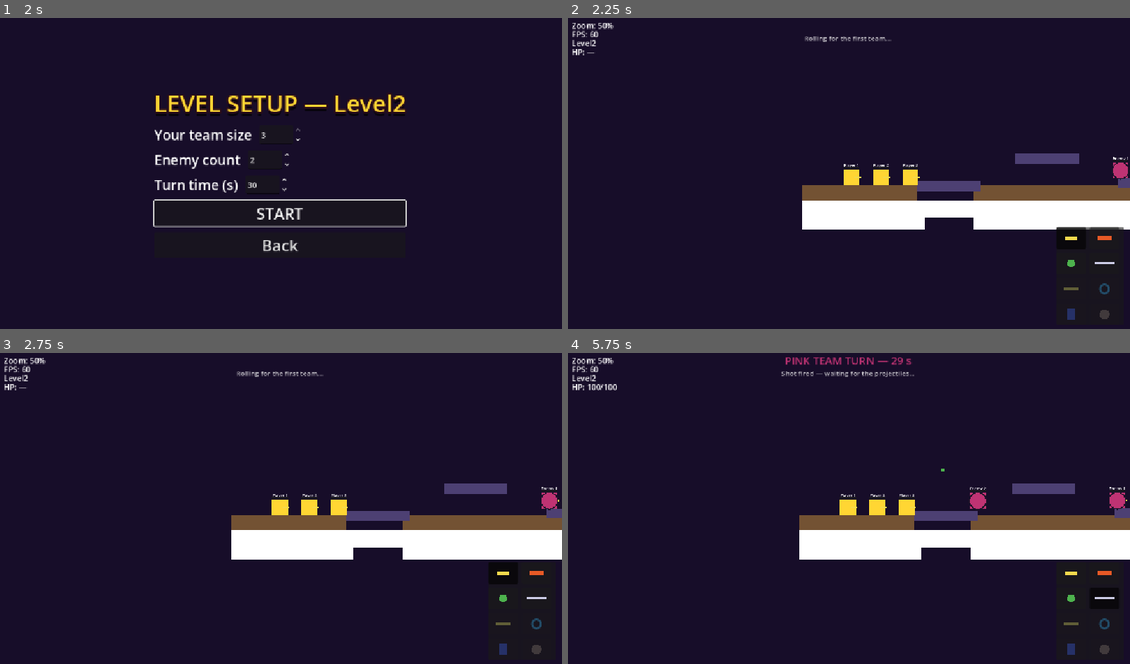
Above: before the commit, frames 1-4 (two rows, left to right).
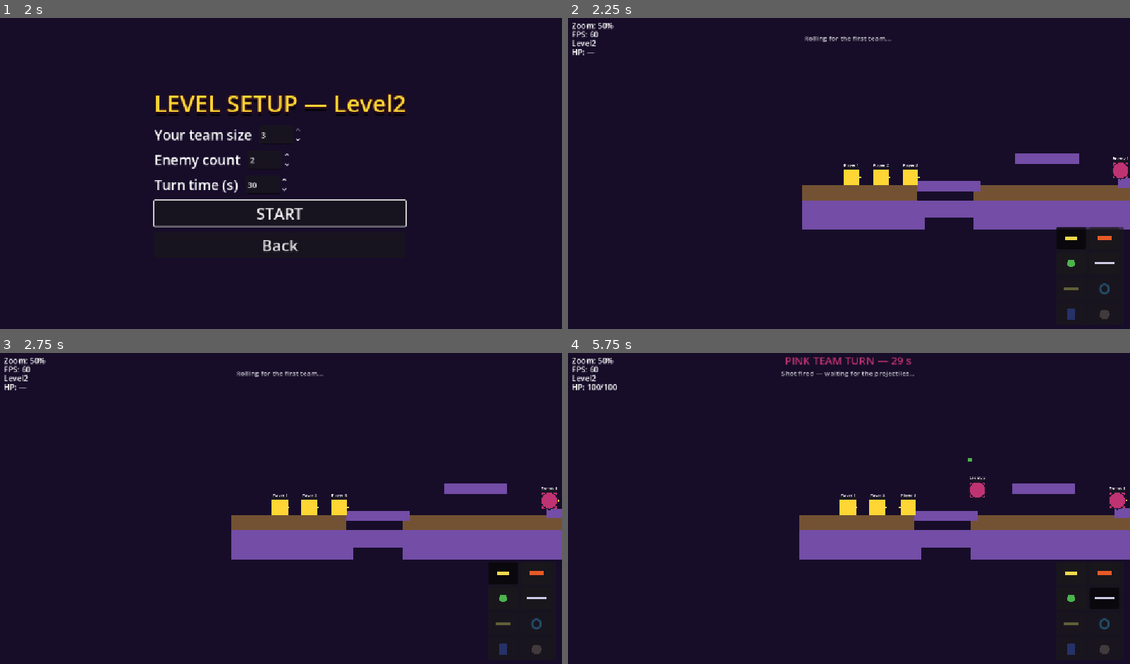
Above: after the commit, the same moments.

Repository: SDVGames-Studio/forms
Game: Godot game, scene res://Main.tscn
Same seed, same stepped clock (60 frames per second), same inputs: the game is played once before the commit and once after it.
Inputs (mouse positions are in pixels of both pictures, inside the frame that each line leads up to):
- Up to frame 1 (2 s): click "New game" at 0.5 s; click "Level 2" at 1.25 s
- Up to frame 2 (2.25 s): click "START" at 2 s
- Up to frame 3 (2.75 s): no input
- Up to frame 4 (5.75 s): click (1073, 573) at 2.77 s; click (1101, 573) at 3.52 s; click (1073, 598) at 4.27 s; click (1101, 598) at 5.02 s

Frame 1 is identical in both runs. In frame 2, 5.9% of the frame differs, in the area x 41-100%, y 43-69%; in frame 3, 6.1%; in frame 4, 6.4%, in the area x 41-100%, y 33-67%.

Commit message:
refactor(terrain): only two ground types per level (#236)
Every ground is now either DestructibleGround (brown) or
IndestructibleGround (purple). Indestructible ground is the only
gravity source in any level: bare hand-authored StaticBody2D grounds
with ColorRect visuals were converted to typed grounds in Level2,
Level3, Level4 and LevelDuel (Level was already typed). Indestructible
ground color is now purple to mark the gravity-bending terrain.
Regression test tests/test_issue236.tscn verifies all levels.

Diff:
--- a/Level2.tscn
+++ b/Level2.tscn
@@ -9,17 +9,12 @@
 [ext_resource type="Script" path="res://Npc.gd" id="4_npc"]
 [ext_resource type="Script" path="res://ZoomCamera.gd" id="5_zoomcam"]
 [ext_resource type="Script" path="res://scripts/LevelConfig.gd" id="9_lvlcfg"]
+[ext_resource type="Script" path="res://scripts/IndestructibleGround.gd" id="10_indestr"]
 [ext_resource type="Script" path="res://scripts/DestructibleGround.gd" id="11_destr"]
-
-[sub_resource type="RectangleShape2D" id="RectangleShape2D_ground"]
-size = Vector2(2304, 120)
 
 [sub_resource type="CapsuleShape2D" id="CircleShape2D_shape"]
 radius = 24
 height = 64
-
-[sub_resource type="RectangleShape2D" id="RectangleShape2D_platform"]
-size = Vector2(260, 40)
 
 [sub_resource type="RectangleShape2D" id="RectangleShape2D_finish"]
 size = Vector2(48, 128)
@@ -45,15 +40,8 @@
 
 [node name="Ground" type="StaticBody2D" parent="."]
 position = Vector2(1152, 588)
-
-[node name="GroundShape" type="CollisionShape2D" parent="Ground"]
-shape = SubResource("RectangleShape2D_ground")
-
-[node name="GroundVisual" type="ColorRect" parent="Ground"]
-offset_left = -1152.0
-offset_top = -60.0
-offset_right = 1152.0
-offset_bottom = 60.0
+script = ExtResource("10_indestr")
+rect_size = Vector2(2304, 120)
 
 [node name="SoilLeft" type="StaticBody2D" parent="."]
 position = Vector2(235, 498)
@@ -64,7 +52,6 @@
 position = Vector2(1502, 498)
 script = ExtResource("11_destr")
 rect_size = Vector2(1604, 60)
-color = Color(0.3, 0.25, 0.45, 1)
 
 [node name="GapPit" type="ColorRect" parent="."]
 offset_left = 500.0
@@ -75,42 +62,18 @@
 
 [node name="Platform1" type="StaticBody2D" parent="."]
 position = Vector2(600, 470)
-
-[node name="Platform1Shape" type="CollisionShape2D" parent="Platform1"]
-shape = SubResource("RectangleShape2D_platform")
-
-[node name="Platform1Visual" type="ColorRect" parent="Platform1"]
-offset_left = -130.0
-offset_top = -20.0
-offset_right = 130.0
-offset_bottom = 20.0
-color = Color(0.3, 0.25, 0.45, 1)
+script = ExtResource("10_indestr")
+rect_size = Vector2(260, 40)
 
 [node name="Platform2" type="StaticBody2D" parent="."]
 position = Vector2(1000, 360)
-
-[node name="Platform2Shape" type="CollisionShape2D" parent="Platform2"]
-shape = SubResource("RectangleShape2D_platform")
-
-[node name="Platform2Visual" type="ColorRect" parent="Platform2"]
-offset_left = -130.0
-offset_top = -20.0
-offset_right = 130.0
-offset_bottom = 20.0
-color = Color(0.3, 0.25, 0.45, 1)
+script = ExtResource("10_indestr")
+rect_size = Vector2(260, 40)
 
 [node name="Platform3" type="StaticBody2D" parent="."]
 position = Vector2(1420, 460)
-
-[node name="Platform3Shape" type="CollisionShape2D" parent="Platform3"]
-shape = SubResource("RectangleShape2D_platform")
-
-[node name="Platform3Visual" type="ColorRect" parent="Platform3"]
-offset_left = -130.0
-offset_top = -20.0
-offset_right = 130.0
-offset_bottom = 20.0
-color = Color(0.3, 0.25, 0.45, 1)
+script = ExtResource("10_indestr")
+rect_size = Vector2(260, 40)
 
 [node name="Player" type="CharacterBody2D" parent="."]
 position = Vector2(200, 480)
--- a/Level3.tscn
+++ b/Level3.tscn
@@ -9,10 +9,8 @@
 
 [ext_resource type="Script" path="res://ZoomCamera.gd" id="4_zoomcam"]
 [ext_resource type="Script" path="res://scripts/LevelConfig.gd" id="9_lvlcfg"]
+[ext_resource type="Script" path="res://scripts/IndestructibleGround.gd" id="10_indestr"]
 [ext_resource type="Script" path="res://scripts/DestructibleGround.gd" id="11_destr"]
-
-[sub_resource type="RectangleShape2D" id="RectangleShape2D_line"]
-size = Vector2(2304, 120)
 
 [sub_resource type="CapsuleShape2D" id="CircleShape2D_shape"]
 radius = 24
@@ -38,21 +36,13 @@
 
 [node name="Line" type="StaticBody2D" parent="."]
 position = Vector2(1152, 540)
-
-[node name="LineShape" type="CollisionShape2D" parent="Line"]
-shape = SubResource("RectangleShape2D_line")
-
-[node name="LineVisual" type="ColorRect" parent="Line"]
-offset_left = -1152.0
-offset_top = -60.0
-offset_right = 1152.0
-offset_bottom = 60.0
+script = ExtResource("10_indestr")
+rect_size = Vector2(2304, 120)
 
 [node name="Soil" type="StaticBody2D" parent="."]
 position = Vector2(1152, 450)
 script = ExtResource("11_destr")
 rect_size = Vector2(2304, 60)
-color = Color(0.45, 0.4, 0.65, 1)
 
 [node name="Player" type="CharacterBody2D" parent="."]
 position = Vector2(300, 400)
--- a/Level4.tscn
+++ b/Level4.tscn
@@ -9,13 +9,8 @@
 
 [ext_resource type="Script" path="res://ZoomCamera.gd" id="4_zoomcam"]
 [ext_resource type="Script" path="res://scripts/LevelConfig.gd" id="9_lvlcfg"]
+[ext_resource type="Script" path="res://scripts/IndestructibleGround.gd" id="10_indestr"]
 [ext_resource type="Script" path="res://scripts/DestructibleGround.gd" id="11_destr"]
-
-[sub_resource type="RectangleShape2D" id="RectangleShape2D_line"]
-size = Vector2(4096, 120)
-
-[sub_resource type="RectangleShape2D" id="RectangleShape2D_platform"]
-size = Vector2(384, 48)
 
 [sub_resource type="CapsuleShape2D" id="CircleShape2D_shape"]
 radius = 24
@@ -41,15 +36,8 @@
 
 [node name="Line" type="StaticBody2D" parent="."]
 position = Vector2(2048, 540)
-
-[node name="LineShape" type="CollisionShape2D" parent="Line"]
-shape = SubResource("RectangleShape2D_line")
-
-[node name="LineVisual" type="ColorRect" parent="Line"]
-offset_left = -2048.0
-offset_top = -60.0
-offset_right = 2048.0
-offset_bottom = 60.0
+script = ExtResource("10_indestr")
+rect_size = Vector2(4096, 120)
 
 [node name="Soil1" type="StaticBody2D" parent="."]
 position = Vector2(1024, 450)
@@ -60,46 +48,21 @@
 position = Vector2(3072, 450)
 script = ExtResource("11_destr")
 rect_size = Vector2(2048, 60)
-color = Color(0.45, 0.4, 0.65, 1)
 
 [node name="Platform1" type="StaticBody2D" parent="."]
 position = Vector2(900, 300)
-
-[node name="Platform1Shape" type="CollisionShape2D" parent="Platform1"]
-shape = SubResource("RectangleShape2D_platform")
-
-[node name="Platform1Visual" type="ColorRect" parent="Platform1"]
-offset_left = -192.0
-offset_top = -24.0
-offset_right = 192.0
-offset_bottom = 24.0
-color = Color(0.35, 0.3, 0.55, 1)
+script = ExtResource("10_indestr")
+rect_size = Vector2(384, 48)
 
 [node name="Platform2" type="StaticBody2D" parent="."]
 position = Vector2(2100, 280)
-
-[node name="Platform2Shape" type="CollisionShape2D" parent="Platform2"]
-shape = SubResource("RectangleShape2D_platform")
-
-[node name="Platform2Visual" type="ColorRect" parent="Platform2"]
-offset_left = -192.0
-offset_top = -24.0
-offset_right = 192.0
-offset_bottom = 24.0
-color = Color(0.35, 0.3, 0.55, 1)
+script = ExtResource("10_indestr")
+rect_size = Vector2(384, 48)
 
 [node name="Platform3" type="StaticBody2D" parent="."]
 position = Vector2(3300, 300)
-
-[node name="Platform3Shape" type="CollisionShape2D" parent="Platform3"]
-shape = SubResource("RectangleShape2D_platform")
-
-[node name="Platform3Visual" type="ColorRect" parent="Platform3"]
-offset_left = -192.0
-offset_top = -24.0
-offset_right = 192.0
-offset_bottom = 24.0
-color = Color(0.35, 0.3, 0.55, 1)
+script = ExtResource("10_indestr")
+rect_size = Vector2(384, 48)
 
 [node name="Player" type="CharacterBody2D" parent="."]
 position = Vector2(300, 400)
--- a/LevelDuel.tscn
+++ b/LevelDuel.tscn
@@ -3,10 +3,8 @@
 [ext_resource type="Script" path="res://Npc.gd" id="1_npc"]
 
 [ext_resource type="Script" path="res://ZoomCamera.gd" id="2_zoomcam"]
+[ext_resource type="Script" path="res://scripts/IndestructibleGround.gd" id="10_indestr"]
 [ext_resource type="Script" path="res://scripts/DestructibleGround.gd" id="11_destr"]
-
-[sub_resource type="RectangleShape2D" id="RectangleShape2D_ground"]
-size = Vector2(1152, 120)
 
 [sub_resource type="CapsuleShape2D" id="CircleShape2D_body"]
 radius = 24
@@ -28,21 +26,13 @@
 
 [node name="Ground" type="StaticBody2D" parent="."]
 position = Vector2(576, 588)
-
-[node name="GroundShape" type="CollisionShape2D" parent="Ground"]
-shape = SubResource("RectangleShape2D_ground")
-
-[node name="GroundVisual" type="ColorRect" parent="Ground"]
-offset_left = -576.0
-offset_top = -60.0
-offset_right = 576.0
-offset_bottom = 60.0
+script = ExtResource("10_indestr")
+rect_size = Vector2(1152, 120)
 
 [node name="Soil" type="StaticBody2D" parent="."]
 position = Vector2(576, 498)
 script = ExtResource("11_destr")
 rect_size = Vector2(1152, 60)
-color = Color(0.22, 0.45, 0.28, 1)
 
 [node name="BlueAI" type="CharacterBody2D" parent="."]
 position = Vector2(390, 480)
--- a/scripts/IndestructibleGround.gd
+++ b/scripts/IndestructibleGround.gd
@@ -10,7 +10,10 @@
 ## surface normal (see LevelTerrain.gd). Visuals are drawn in code —
 ## no assets.
 
-const COLOR := Color(0.35, 0.38, 0.42, 1)
+## Issue #236: the level's ONLY gravity source — every level's gravity
+## comes exclusively from indestructible ground. Purple marks it as the
+## permanent, gravity-bending terrain (brown is destructible ground).
+const COLOR := Color(0.45, 0.3, 0.65, 1)
 
 ## > 0 makes this body a circular disc (no sharp corners); otherwise it is
 ## a rectangle of `rect_size`.
--- /dev/null
+++ b/tests/test_issue236.gd
@@ -0,0 +1,86 @@
+extends Node
+## Regression check for issue #236: rework ground types.
+##
+## Asserts, for every playable level:
+##   - every StaticBody2D (every piece of ground) is one of the TWO ground
+##     types — DestructibleGround or IndestructibleGround — never a bare
+##     untyped StaticBody2D with hand-authored shape/visual children;
+##   - every gravity source is an IndestructibleGround, and every level
+##     HAS one — gravity in a level comes only from indestructible ground;
+##   - ground nodes carry no hand-authored ColorRect visuals (the typed
+##     grounds draw themselves in their type color);
+##   - destructible ground is brown and indestructible ground is purple.
+##
+## Run headless: godot --headless res://tests/test_issue236.tscn
+## Exit code 0 = pass.
+
+const DestructibleScript := preload("res://scripts/DestructibleGround.gd")
+const IndestructibleScript := preload("res://scripts/IndestructibleGround.gd")
+
+const LEVELS := [
+	"res://Level.tscn",
+	"res://Level2.tscn",
+	"res://Level3.tscn",
+	"res://Level4.tscn",
+	"res://LevelDuel.tscn",
+]
+
+
+func _ready() -> void:
+	var ok := true
+
+	# --- The two type colors: brown destructible, purple indestructible. ---
+	var brown: Color = DestructibleScript.COLOR
+	var purple: Color = IndestructibleScript.COLOR
+	if not brown.r > brown.b:
+		ok = false
+		print("ISSUE236 FAIL destructible ground must be brown, got ", brown)
+	if not purple.b > purple.r:
+		ok = false
+		print("ISSUE236 FAIL indestructible ground must be purple, got ", purple)
+	print("ISSUE236 colors brown=", brown, " purple=", purple)
+
+	for path in LEVELS:
+		var level: Node = (load(path) as PackedScene).instantiate()
+		add_child(level)
+		for i in 10:
+			await get_tree().physics_frame
+
+		# --- Every StaticBody2D is one of the two ground types. ---
+		for body in level.find_children("*", "StaticBody2D", true, false):
+			var script: Script = body.get_script()
+			if script != DestructibleScript and script != IndestructibleScript:
+				ok = false
+				print("ISSUE236 FAIL ", path, ":", body.name,
+					" is an untyped ground StaticBody2D")
+			# No hand-authored visuals on typed ground: the script draws it.
+			for child in body.get_children():
+				if child is ColorRect:
+					ok = false
+					print("ISSUE236 FAIL ", path, ":", body.name,
+						" still carries a ColorRect visual child")
+
+		# --- Gravity sources are exactly the indestructible grounds. ---
+		var sources: Array = get_tree().get_nodes_in_group("gravity_source")
+		if sources.is_empty():
+			ok = false
+			print("ISSUE236 FAIL ", path, " has no gravity source at all")
+		for source in sources:
+			if source.get_script() != IndestructibleScript:
+				ok = false
+				print("ISSUE236 FAIL ", path, ":", source.name,
+					" is a gravity source but not IndestructibleGround")
+		for soil in get_tree().get_nodes_in_group("destructible_ground"):
+			if soil.get_script() != DestructibleScript:
+				ok = false
+				print("ISSUE236 FAIL ", path, ":", soil.name,
+					" is destructible_ground but not DestructibleGround")
+		print("ISSUE236 ", path, " grounds typed, gravity sources=",
+			sources.size())
+
+		level.queue_free()
+		for i in 5:
+			await get_tree().physics_frame
+
+	print("ISSUE236 ok=", ok)
+	get_tree().quit(0 if ok else 1)
--- /dev/null
+++ b/tests/test_issue236.tscn
@@ -0,0 +1,6 @@
+[gd_scene load_steps=2 format=3]
+
+[ext_resource type="Script" path="res://tests/test_issue236.gd" id="1_i236"]
+
+[node name="Issue236Test" type="Node"]
+script = ExtResource("1_i236")
Not shown: 1 places in Level2.tscn that only renumber resources
Not shown: 1 places in Level4.tscn that only renumber resources
